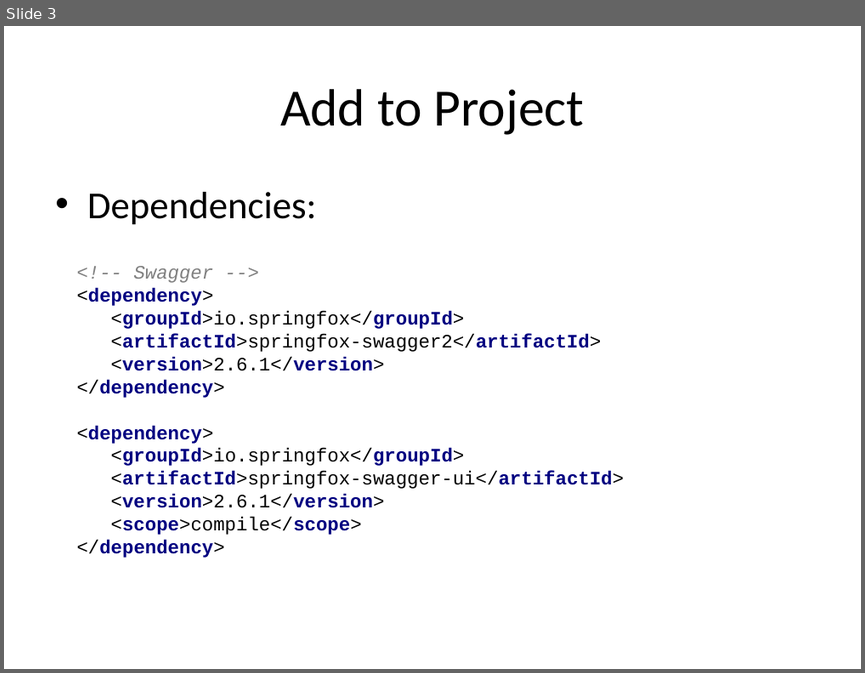
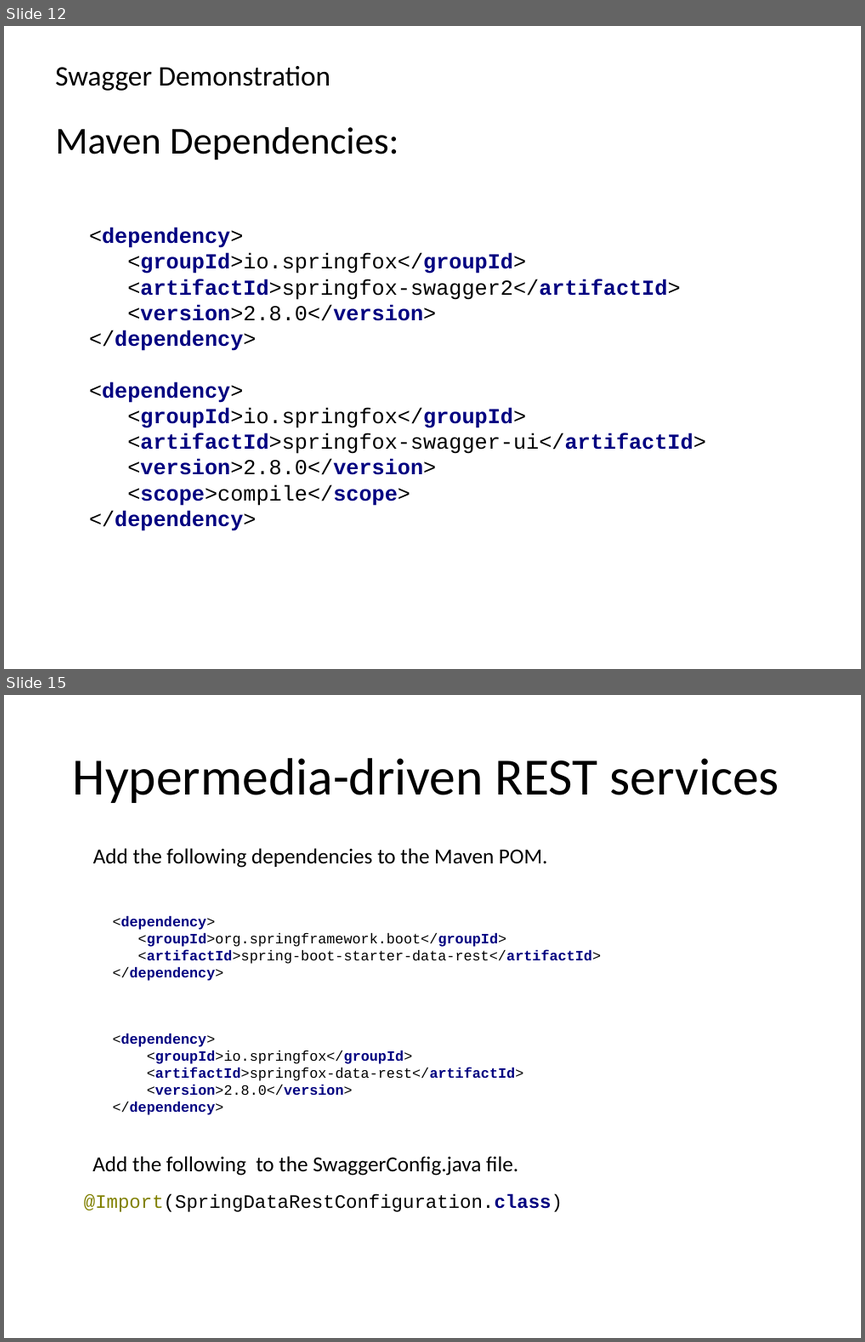
Before and after one commit to bobwares/training, a slide deck: presentations/Swagger-overview.ppt. Shown one above the other, each under a label of ours: slide 3 before the commit, slides 12 and 15 after it; the slides between them are not shown. The pictures are 865x673 and 865x1342 pixels, drawn with LibreOffice and Linux fonts; fonts in the diff are those of the drawing. Boxes give left, top, right and bottom in pixels: in the first picture for what was removed or moved away, otherwise in the second. Text is boxed around its words. In the diff, an @@ line names an element or a change of style, - is before the commit and + after.

Commit message:
Swagger Presentation:

```diff
--- a/presentations/Swagger-overview.ppt
+++ b/presentations/Swagger-overview.ppt
@@ slide 15 added at [4, 695, 861, 1338], background #FFFFFF @@
@@ title added at [73, 758, 779, 803], 44 pt, text #000000 @@
+Hypermedia-driven REST services
@@ text added at [93, 848, 548, 868], 18 pt, text #000000 @@
+Add the following dependencies to the Maven POM.
@@ text added at [113, 916, 601, 981], 12 pt, text #000000 @@
+<dependency>
+<groupId>org.springframework.boot</groupId>
+<artifactId>spring-boot-starter-data-rest</artifactId>
+</dependency>
@@ text added at [113, 1033, 524, 1115], 12 pt, text #000080, bold @@
+<dependency>
+<groupId>io.springfox</groupId>
+<artifactId>springfox-data-rest</artifactId>
+<version>2.8.0</version>
+</dependency>
@@ text added at [92, 1156, 518, 1175], 18 pt, text #000000 @@
+Add the following to the SwaggerConfig.java file.
@@ text added at [84, 1194, 562, 1212], 16 pt, text #000000 @@
+@Import(SpringDataRestConfiguration.class)
@@ what was slide 3 is now slide 12 @@
@@ slide 12 changed as well @@
@@ text added at [55, 66, 331, 91], 23.8 pt, text #000000 @@
+Swagger Demonstration
@@ title removed at [280, 89, 585, 135] @@
-Add to Project
@@ text at [55, 127, 398, 160]: text changed @@
-• Dependencies:
+Maven Dependencies:
@@ text at [89, 227, 706, 531]: text changed; size 16 to 18 pt @@
-<!-- Swagger -->
-<dependency>
-<groupId>io.springfox</groupId>
-<artifactId>springfox-swagger2</artifactId>
-<version>2.6.1</version>
-</dependency>
-<dependency>
-<groupId>io.springfox</groupId>
-<artifactId>springfox-swagger-ui</artifactId>
-<version>2.6.1</version>
-<scope>compile</scope>
-</dependency>
+<dependency>
+<groupId>io.springfox</groupId>
+<artifactId>springfox-swagger2</artifactId>
+<version>2.8.0</version>
+</dependency>
+<dependency>
+<groupId>io.springfox</groupId>
+<artifactId>springfox-swagger-ui</artifactId>
+<version>2.8.0</version>
+<scope>compile</scope>
+</dependency>
```
Also in this commit, not shown: 2 other slides changed, 16 other slides added, 4 slides removed, 5 other files.
